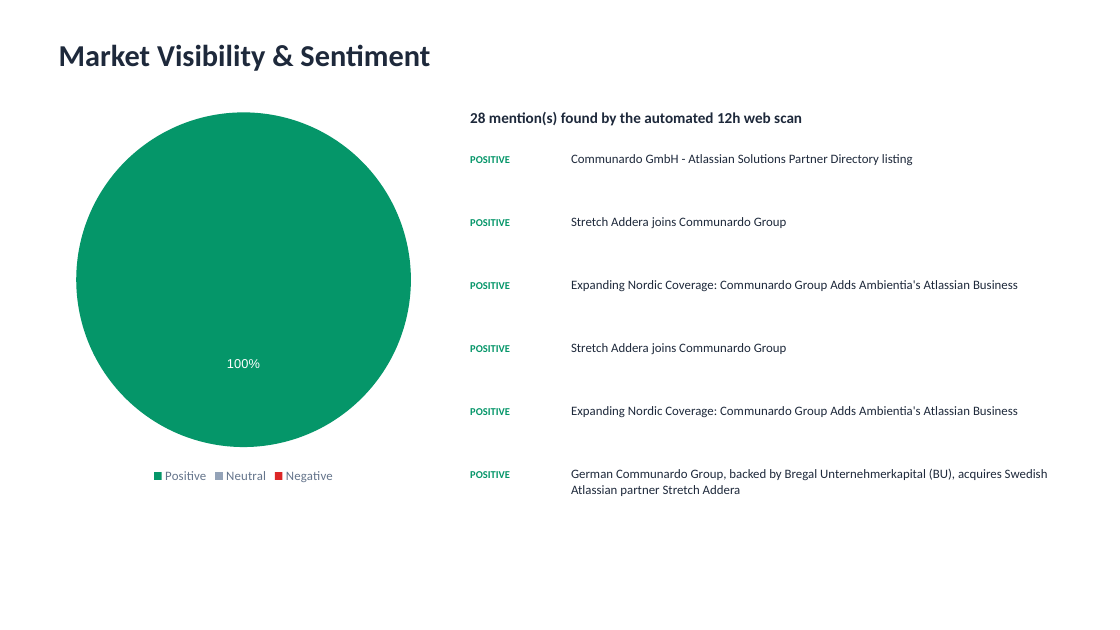
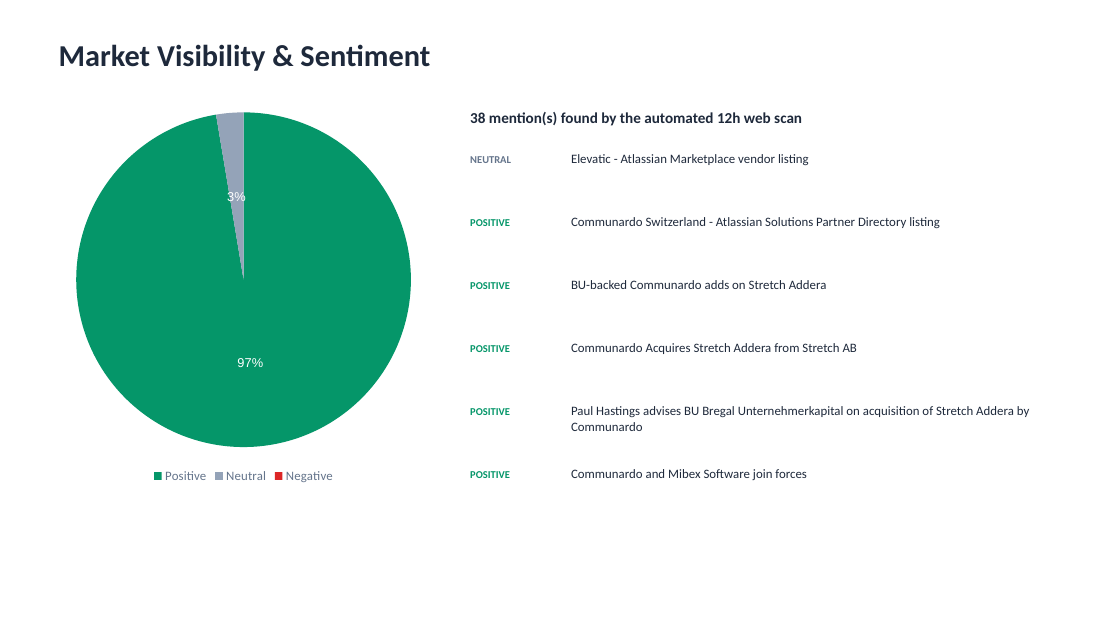
Before and after one commit to smojsak-code/orbit2, a slide deck: slide 5 of reports/Orbit2_Deck_Atlassian_2026-Q3.pptx. Drawn at 1120x630 pixels with LibreOffice and Linux fonts; fonts in the diff are those of the drawing. Boxes give left, top, right and bottom in pixels: in the first picture for what was removed or moved away, otherwise in the second. Text is boxed around its words. In the diff, an @@ line names an element or a change of style, - is before the commit and + after.

```diff
--- a/reports/Orbit2_Deck_Atlassian_2026-Q3.pptx
+++ b/reports/Orbit2_Deck_Atlassian_2026-Q3.pptx
@@ pie chart at bbox=[50, 101, 437, 487] @@
@@ Series 1, Positive: 100 to 97 @@
@@ Series 1, Neutral: 0 to 3 @@
@@ text at bbox=[470, 112, 802, 126]: text changed @@
-28 mention(s) found by the automated 12h web scan
+38 mention(s) found by the automated 12h web scan
@@ text at bbox=[470, 156, 511, 163]: text changed; text colour #059669 to #64748B @@
-POSITIVE
+NEUTRAL
@@ text at bbox=[571, 154, 809, 165]: text changed @@
-Communardo GmbH - Atlassian Solutions Partner Directory listing
+Elevatic - Atlassian Marketplace vendor listing
@@ text at bbox=[571, 217, 940, 228]: text changed @@
-Stretch Addera joins Communardo Group
+Communardo Switzerland - Atlassian Solutions Partner Directory listing
@@ text at bbox=[571, 280, 827, 289]: text changed @@
-Expanding Nordic Coverage: Communardo Group Adds Ambientia's Atlassian Business
+BU-backed Communardo adds on Stretch Addera
@@ text at bbox=[571, 343, 857, 354]: text changed @@
-Stretch Addera joins Communardo Group
+Communardo Acquires Stretch Addera from Stretch AB
@@ text at bbox=[571, 406, 1030, 431]: text changed @@
-Expanding Nordic Coverage: Communardo Group Adds Ambientia's Atlassian Business
+Paul Hastings advises BU Bregal Unternehmerkapital on acquisition of Stretch Addera by Communardo
@@ text at bbox=[571, 469, 807, 480]: text changed @@
-German Communardo Group, backed by Bregal Unternehmerkapital (BU), acquires Swedish Atlassian partner Stretch Addera
+Communardo and Mibex Software join forces
```
Also in this commit, not shown: 1 other slide changed, 24 other files.
